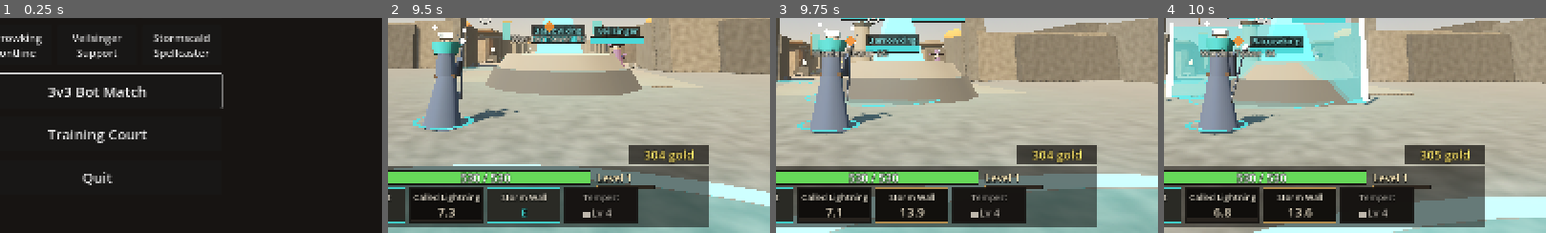
Above: before the commit, frames 1-4 (left to right).
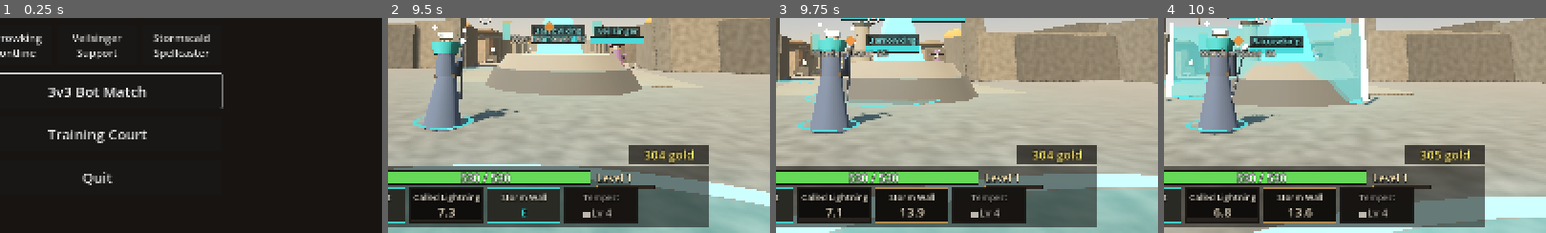
Above: after the commit, the same moments.

Repository: OminaMalum/Oath-and-Ruin
Game: Godot game, scene res://scenes/main.tscn
The game is run twice, just before and just after one commit, with the same random seed, the same clock (stepped at 60 frames per second) and the same inputs.
Inputs (mouse positions are % of the whole screen's width and height, from its top left):
- Up to frame 1 (0.25 s): no input
- Up to frame 2 (9.5 s): click "Ruinscribe Ranged caster" at 0.5 s; click "Oathwarden Frontline" at 1.25 s; click "Ashrunner Skirmisher" at 2 s; click "Lanternkeeper Support" at 2.75 s; click "Thornwright Marksman" at 3.5 s; click "Gravebinder Controller" at 4.25 s; click "Barrowking Frontline" at 5 s; click "Veilsinger Support" at 5.75 s; click "Stormscald Spellcaster" at 6.5 s; click "3v3 Bot Match" at 7.25 s; move the mouse to (55, 50) at 8.02 s; hold Q (ability_1_preview) 8.03-8.78 s; hold W (move_forward) from 8.03 s (still down); click (55, 50) at 8.17 s; tap B (shop) at 8.27, 9.02 s; move the mouse to (45, 50) at 8.77 s; right-click (45, 50) at 8.85 s
- Up to frame 3 (9.75 s): keep holding W (move_forward); move the mouse to (52, 48) at 9.52 s; tap E (ability_2) at 9.6 s
- Up to frame 4 (10 s): keep holding W (move_forward)
The pictures show only the part of the screen within x 37-87%, y 50-100%; the shares and areas given below are measured in that part.

Frames 1-3 are identical in both runs. In frame 4, 0.3% of the frame differs, in the area x 2-53%, y 36-43%.
Error before the commit: Invalid assignment of property or key 'scale' with value of type 'Vector3' on a base object of type 'null instance'. (res://scripts/view/world_view.gd:309)

Commit message:
Storm wall view: name its ground stripe Fill so the timer shrink finds it
Co-Authored-By: Claude Opus 5.5 <noreply@anthropic.com>
Claude-Session: https://claude.ai/code/session_01K9SmUkA29QzEXmf1q4eRcR

Diff:
--- a/scripts/view/world_view.gd
+++ b/scripts/view/world_view.gd
@@ -230,6 +230,7 @@
 	stripe.mesh = BoxMesh.new()
 	(stripe.mesh as BoxMesh).size = Vector3(length, 0.02, 0.5)
 	stripe.material_override = Palette.ground_decal(col, 0.9)
+	stripe.name = "Fill"  # shrinks as the wall's time runs out
 	n.add_child(stripe)
 	var glow := Palette.glow(ar.source.def.accent_color, 2.0)
 	for x: float in [-length * 0.5, length * 0.5]:
@@ -304,7 +305,7 @@
 	for ar: CombatAuthority.SimArea in _areas:
 		var fill: Node3D = _areas[ar].get_node("Fill")
 		var k := 1.0 - clampf(ar.timer / maxf(ar.ability.area_delay, 0.01), 0.0, 1.0)
-		if ar.ability.delivery == AbilityDef.Delivery.WARD:
+		if CombatAuthority._stands(ar.ability):
 			k = clampf(ar.timer / maxf(ar.ability.ward_duration, 0.01), 0.0, 1.0)  # time left
 		fill.scale = Vector3(maxf(k, 0.01), 1, maxf(k, 0.01))
 	_update_tells()
